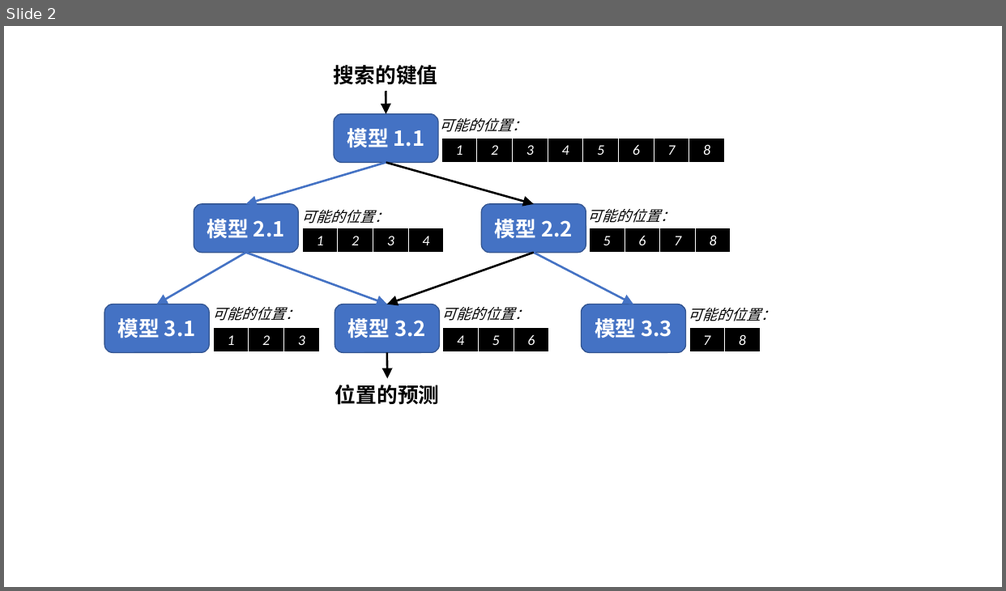
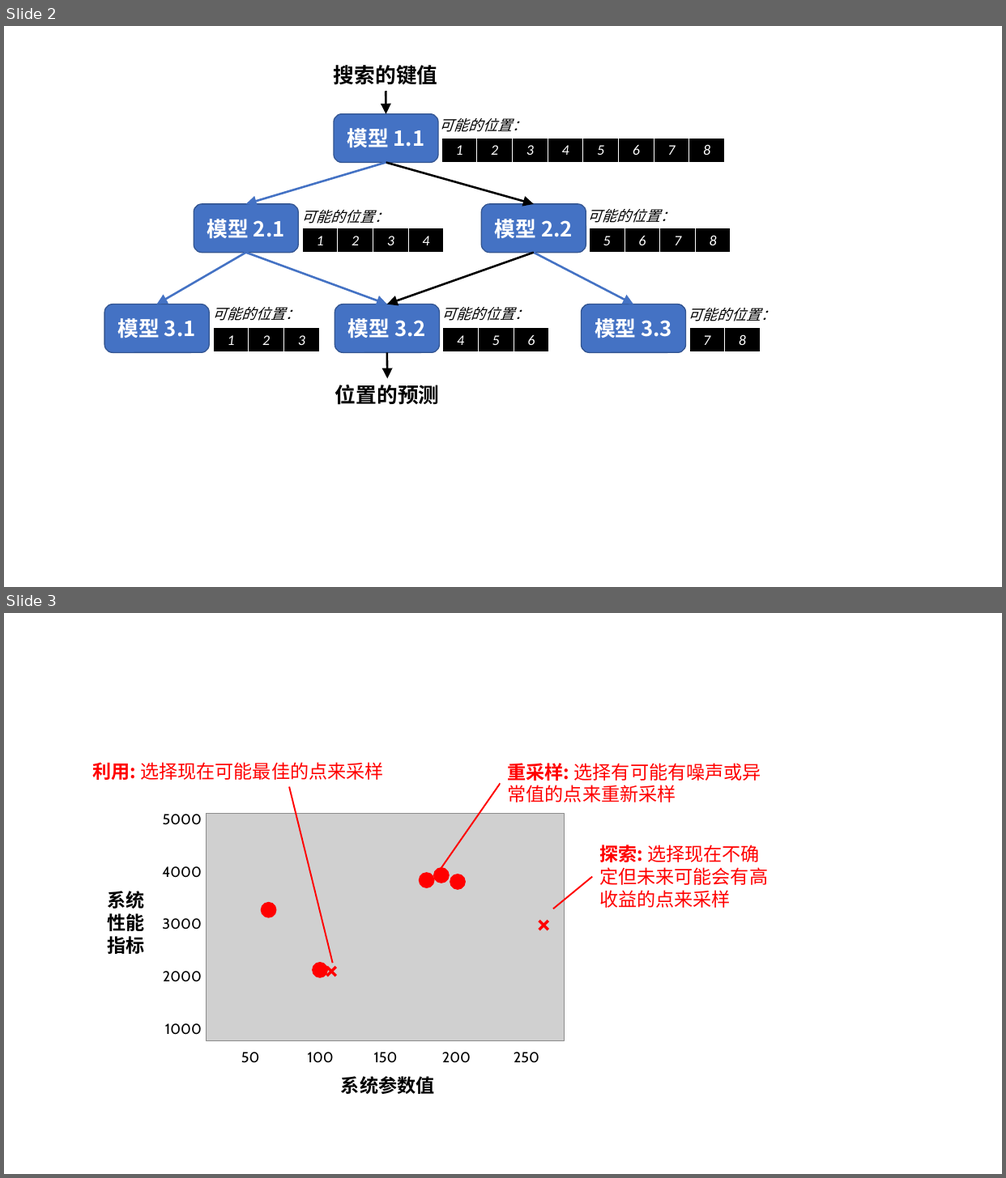
Before and after one commit to microsoft/AI-System, a slide deck: Textbook/第13章-人工智能优化计算机系统/figs.pptx. Shown one above the other, each under a label of ours: slide 2 before the commit, slides 2 and 3 after it. The pictures are 1006x591 and 1006x1178 pixels, drawn with LibreOffice and Linux fonts; fonts in the diff are those of the drawing; grey boxes stand for pictures. Boxes give left, top, right and bottom in pixels: in the first picture for what was removed or moved away, otherwise in the second. Text is boxed around its words. In the diff, an @@ line names an element or a change of style, - is before the commit and + after.

```diff
--- a/Textbook/第13章-人工智能优化计算机系统/figs.pptx
+++ b/Textbook/第13章-人工智能优化计算机系统/figs.pptx
@@ slide 3 added at (x1=4, y1=613, x2=1002, y2=1174), background #FFFFFF @@
@@ text added at (x1=92, y1=762, x2=383, y2=780), 18 pt, text #FF0000 @@
+利用: 选择现在可能最佳的点来采样
@@ text added at (x1=508, y1=763, x2=761, y2=803), 18 pt, text #FF0000 @@
+重采样: 选择有可能有噪声或异常值的点来重新采样
@@ line added from (333, 964) to (289, 786), #FF0000 1.5 pt @@
@@ line added from (441, 868) to (501, 784), #FF0000 1.5 pt @@
@@ text added at (x1=162, y1=814, x2=202, y2=1035), 14 pt, text #000000 @@
+5000
+4000
+3000
+2000
+1000
@@ picture added at (x1=206, y1=814, x2=564, y2=1041) @@
@@ text added at (x1=599, y1=845, x2=768, y2=908), 18 pt, text #FF0000 @@
+探索: 选择现在不确定但未来可能会有高收益的点来采样
@@ ellipse added at (x1=420, y1=873, x2=434, y2=888), fill #FF0000, outline #FF0000 1 pt @@
@@ ellipse added at (x1=434, y1=868, x2=449, y2=884), fill #FF0000, outline #FF0000 1 pt @@
@@ ellipse added at (x1=450, y1=875, x2=465, y2=889), fill #FF0000, outline #FF0000 1 pt @@
@@ line added from (553, 909) to (592, 876), #FF0000 1.5 pt @@
@@ text added at (x1=108, y1=891, x2=145, y2=954), 18 pt, text #000000, bold @@
+系统
+性能
+指标
@@ ellipse added at (x1=262, y1=903, x2=276, y2=918), fill #FF0000, outline #FF0000 1 pt @@
@@ text added at (x1=536, y1=901, x2=552, y2=916), 32 pt, text #FF0000, bold @@
+×
@@ text added at (x1=325, y1=948, x2=341, y2=964), 32 pt, text #FF0000, bold @@
+×
@@ ellipse added at (x1=313, y1=963, x2=327, y2=977), fill #FF0000, outline #FF0000 1 pt @@
@@ text added at (x1=241, y1=1052, x2=539, y2=1063), 14 pt, text #000000 @@
+50 100 150 200 250
@@ text added at (x1=341, y1=1076, x2=434, y2=1094), 18 pt, text #000000, bold @@
+系统参数值
```
Also in this commit, not shown: 5 other files.
